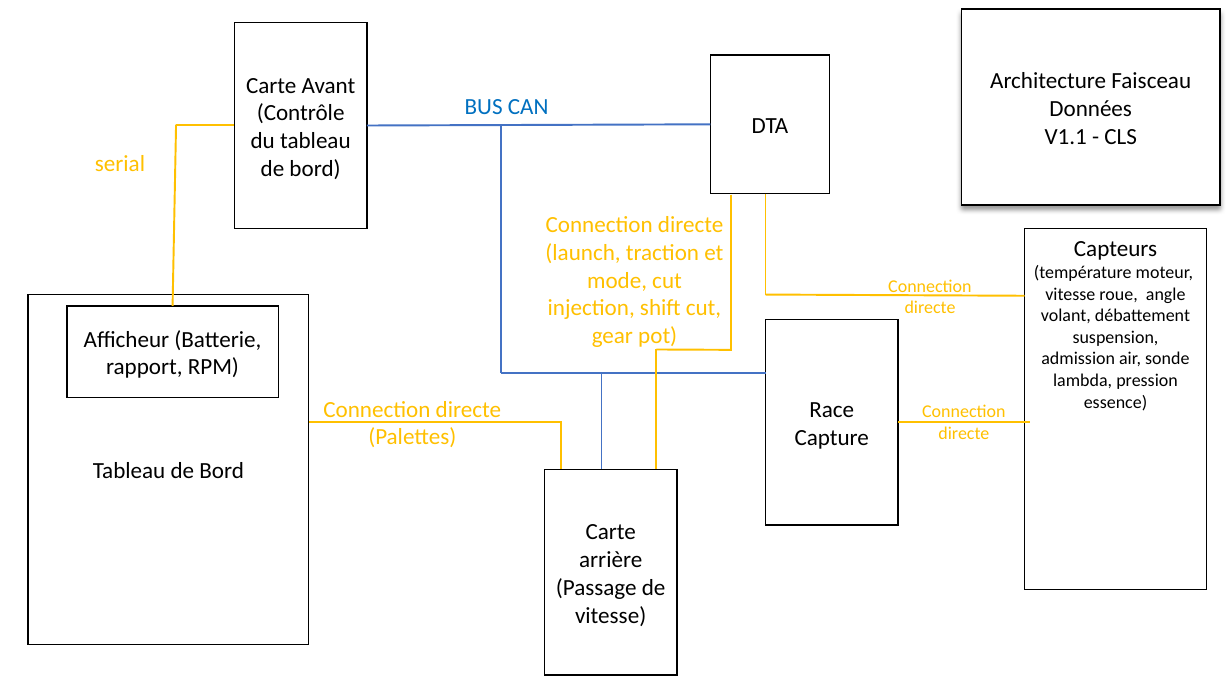
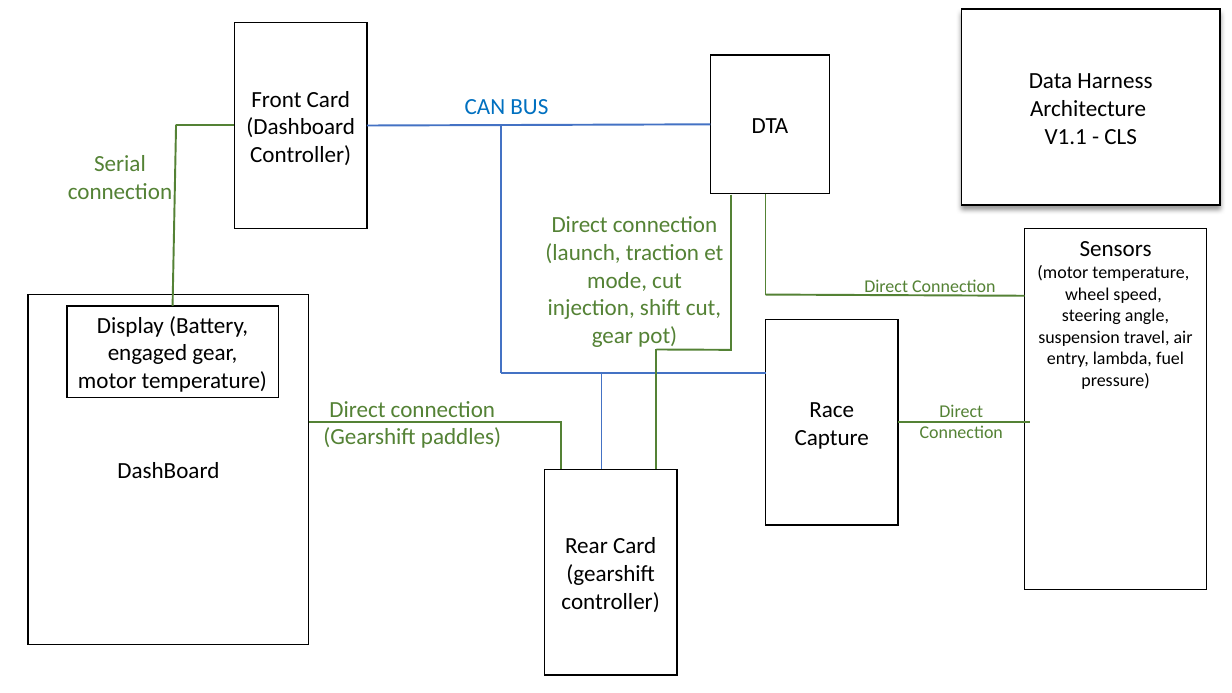
Before and after one commit to EOSCogniton/Ressources2020, a slide deck: slide 1 of EL_Electrical/Faisceau/architecture faisceau.pptx. Drawn at 1232x693 pixels with LibreOffice and Linux fonts; fonts in the diff are those of the drawing. Boxes give left, top, right and bottom in pixels: in the first picture for what was removed or moved away, otherwise in the second. Text is boxed around its words. In the diff, an @@ line names an element or a change of style, - is before the commit and + after.

Commit message:
MAJ excel connection

```diff
--- a/EL_Electrical/Faisceau/architecture faisceau.pptx
+++ b/EL_Electrical/Faisceau/architecture faisceau.pptx
@@ text in rectangle at (x1=1029, y1=73, x2=1152, y2=116): text changed @@
-Architecture Faisceau
-Données
+Data Harness
+Architecture
@@ text in rectangle at (x1=246, y1=91, x2=355, y2=165): text changed @@
-Carte Avant
-(Contrôle du tableau de bord)
+Front Card
+(Dashboard Controller)
@@ text at (x1=465, y1=99, x2=548, y2=114): text changed @@
-BUS CAN
+CAN BUS
@@ line (177, 125) - (173, 306): stroke #FFC000 1.5 pt to #548235 1.5 pt @@
@@ line (177, 125) - (235, 125): stroke #FFC000 1.5 pt to #548235 1.5 pt @@
@@ text at (x1=68, y1=155, x2=172, y2=199): text changed; text colour #FFC000 to #548235 @@
-serial
+Serial connection
@@ line (731, 195) - (731, 351): stroke #FFC000 1.5 pt to #548235 1.5 pt @@
@@ line (766, 193) - (766, 295): stroke #FFC000 1.5 pt to #548235 1.5 pt @@
@@ text at (x1=552, y1=216, x2=717, y2=232): text changed; text colour #FFC000 to #548235 @@
-Connection directe
+Direct connection
@@ text at (x1=545, y1=243, x2=723, y2=349): text colour #FFC000 to #548235 in "(launch, traction et mode, cut injection, shift ..." @@
@@ text in rectangle at (x1=1037, y1=241, x2=1193, y2=389): text changed @@
-Capteurs
-(température moteur, vitesse roue, angle volant, débattement suspension, admission air, sonde lambda, pression essence)
+Sensors
+(motor temperature, wheel speed, steering angle, suspension travel, air entry, lambda, fuel pressure)
@@ line (766, 295) - (1025, 296): stroke #FFC000 1.5 pt to #548235 1.5 pt @@
@@ text at (x1=864, y1=279, x2=995, y2=297): text changed; text colour #FFC000 to #548235 @@
-Connection directe
+Direct Connection
@@ text in rectangle at (x1=78, y1=316, x2=267, y2=392): text changed @@
-Afficheur (Batterie, rapport, RPM)
+Display (Battery, engaged gear, motor temperature)
@@ line (656, 349) - (731, 350): stroke #FFC000 1.5 pt to #548235 1.5 pt @@
@@ line (656, 349) - (656, 470): stroke #FFC000 1.5 pt to #548235 1.5 pt @@
@@ text at (x1=323, y1=401, x2=501, y2=448): text changed; text colour #FFC000 to #548235 @@
-Connection directe (Palettes)
+Direct connection
+(Gearshift paddles)
@@ text at (x1=920, y1=404, x2=1003, y2=438): text changed; text colour #FFC000 to #548235 @@
-Connection directe
+Direct Connection
@@ line (309, 422) - (563, 422): stroke #FFC000 1.5 pt to #548235 1.5 pt @@
@@ line (561, 422) - (561, 470): stroke #FFC000 1.5 pt to #548235 1.5 pt @@
@@ line (898, 422) - (1031, 422): stroke #FFC000 1.5 pt to #548235 1.5 pt @@
@@ text in rectangle at (x1=117, y1=462, x2=219, y2=478): text changed @@
-Tableau de Bord
+DashBoard
@@ text in rectangle at (x1=561, y1=537, x2=659, y2=612): text changed @@
-Carte arrière (Passage de vitesse)
+Rear Card (gearshift controller)
```
Also in this commit, not shown: 2 other files.
